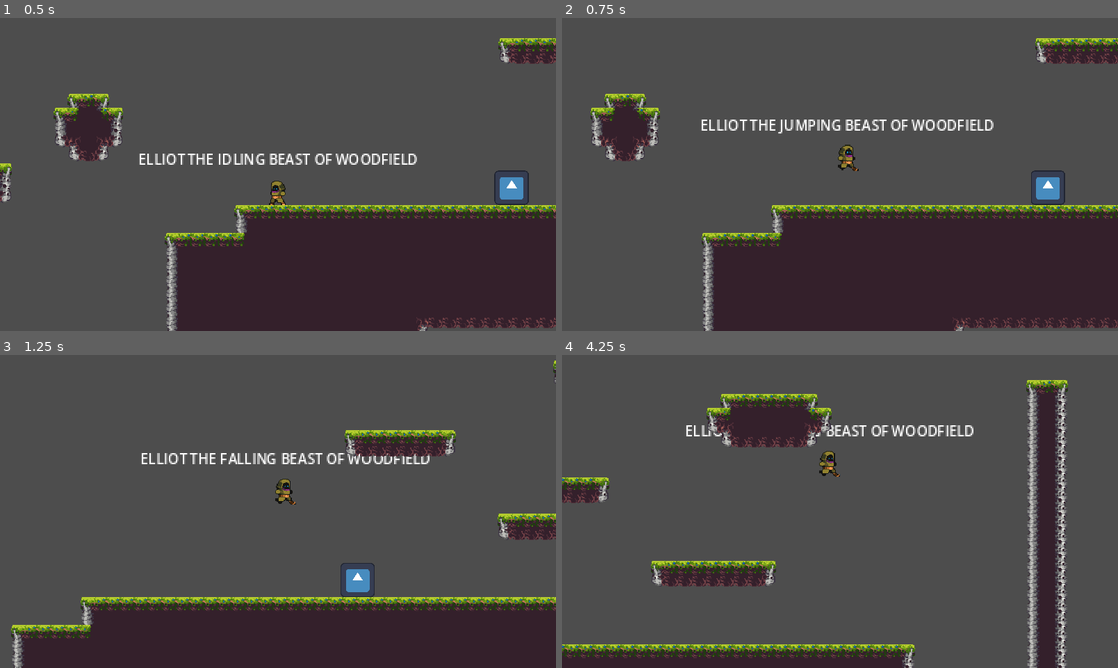
Above: before the commit, frames 1-4 (two rows, left to right).
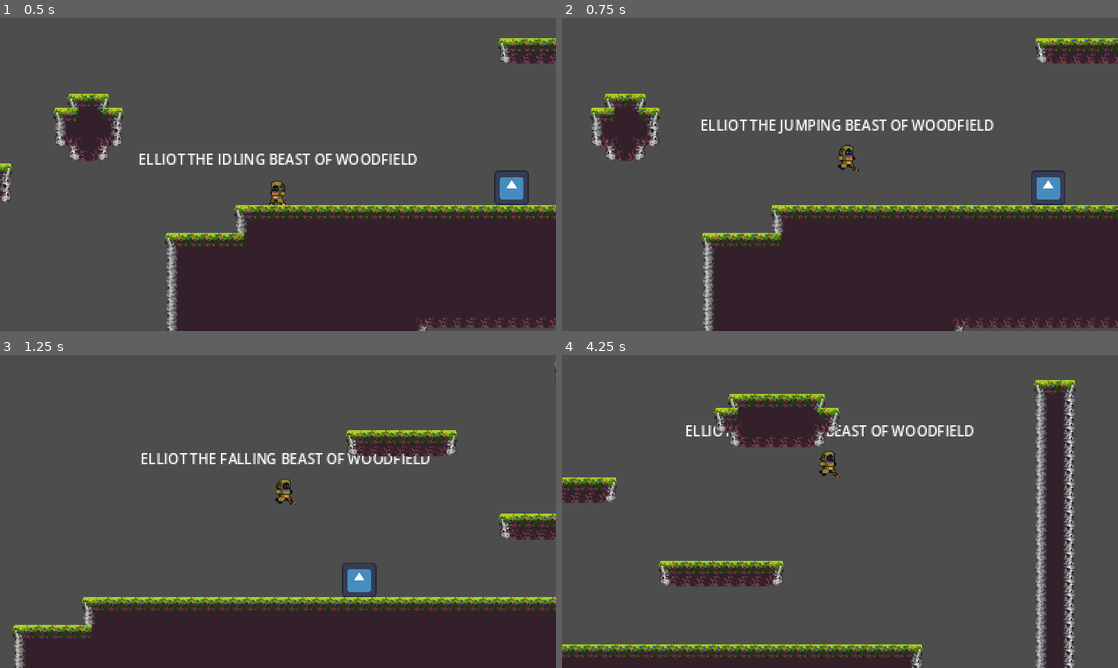
Above: after the commit, the same moments.

Repository: humding3r/BodyBlade
Game: Godot game, scene res://main.tscn
The game is run twice, just before and just after one commit, with the same random seed, the same clock (stepped at 60 frames per second) and the same inputs. The engine's default icon, where the game draws it, is replaced by a stand-in: a white triangle on a blue panel in a dark square.
Inputs (mouse positions are in pixels of both pictures, inside the frame that each line leads up to):
- Up to frame 1 (0.5 s): no input
- Up to frame 2 (0.75 s): tap Enter at 0.5 s; move the mouse to (962, 158) at 0.52 s; hold D (move_right) from 0.53 s (still down); tap Space (jump) at 0.6 s
- Up to frame 3 (1.25 s): keep holding D (move_right); tap Space (jump) at 0.77, 1.07 s
- Up to frame 4 (4.25 s): move the mouse to (728, 527) at 1.27 s; click (728, 527) at 1.35 s; tap Space (jump) at 1.52, 1.55, 1.82, 2.3, 2.85, 3.02, 3.32, 3.77, 3.8, 4.07 s; move the mouse to (895, 442) at 2.02 s; release D (move_right) at 2.03 s; hold A (move_left) 2.03-2.78 s; right-click (895, 442) at 2.1 s; move the mouse to (812, 574) at 2.77 s; hold D (move_right) from 2.78 s (still down); move the mouse to (1006, 558) at 3.52 s; press the mouse at (1006, 558) at 3.53 s

Frame 1 is identical in both runs. In frame 2, 0.7% of the frame differs, in the area x 5-100%, y 6-100%; in frame 3, 4.2%; in frame 4, 10%, in the area x 0-93%, y 8-100%.

Commit message:
Add jumping mid-dash
Increase dash speed to 750 from 500

Diff:
--- a/Player/State/player_state.gd
+++ b/Player/State/player_state.gd
@@ -1,22 +1,25 @@
 extends State
 class_name PlayerState
 
+
 const SPEED : float = 300.0
-const DOUBLETAP_DELAY = 0.25
+const DOUBLETAP_DELAY = 0.20
 const JUMP_VELOCITY : float = -350.0
 const DOUBLE_JUMP_VELOCITY : float = -350.0
-const MAX_DASH_SPEED : float = 500.0
+const MAX_DASH_SPEED : float = 750.0
 
 var gravity = ProjectSettings.get_setting("physics/2d/default_gravity")
-var current_dash_speed : float = 0.0
+var direction : float = 0.0
 
 func move(delta):
-	var direction = Input.get_axis("move_left", "move_right")
+	direction = Input.get_axis("move_left", "move_right")
+
 	if direction:
-		object.velocity.x = lerp(object.velocity.x, direction * (SPEED + current_dash_speed), 10 * delta)
+		object.velocity.x = int(lerp(object.velocity.x, direction * (SPEED + object.current_dash_speed), 10 * delta))
 	else:
-		object.velocity.x = lerp(object.velocity.x, 0.0, 15 * delta)
-	current_dash_speed = current_dash_speed - delta * 1500 if current_dash_speed > 0.0 else 0.0
+		object.velocity.x = int(lerp(object.velocity.x, 0.0, 10 * delta))
+
+	object.current_dash_speed = object.current_dash_speed - delta * 1500 if object.current_dash_speed > 0.0 else 0.0
 
 func apply_gravity(delta):
 	object.velocity.y += gravity * delta
--- a/Player/State/player_state_dash.gd
+++ b/Player/State/player_state_dash.gd
@@ -7,7 +7,7 @@
 func enter():
 	enter_dash.emit()
 	object.animated_sprite.play("run")
-	current_dash_speed = MAX_DASH_SPEED
+	object.current_dash_speed = MAX_DASH_SPEED
 
 func exit():
 	exit_dash.emit()
@@ -15,13 +15,15 @@
 func physics_process(delta):
 	apply_gravity(delta)
 	move(delta)
-	if current_dash_speed > 0 and current_dash_speed - delta * 1500 <= 0.0:
+	if object.current_dash_speed > 0 and object.current_dash_speed - delta * 1500 <= 0.0:
 		if object.is_on_floor():
-			if Input.get_axis("move_left", "move_right") == 0:
+			if direction:
+				change_state("run")
+			else:
 				change_state("idle")
-			else:
-				change_state("run")
 		else:
-			change_state("fall")
-	if Input.is_action_just_pressed("jump"):
+			if object.velocity.y >= 0:
+				change_state("fall")
+
+	if object.is_on_floor() and Input.is_action_just_pressed("jump"):
 		change_state("jump")
--- a/Player/State/player_state_doublejump.gd
+++ b/Player/State/player_state_doublejump.gd
@@ -13,7 +13,7 @@
 		if object.velocity.y > 0:
 			change_state("fall")
 	else:
-		if object.velocity.x == 0 or not Input.is_action_pressed("move_right") and not Input.is_action_pressed("move_left"):
+		if direction:
+			change_state("run")
+		else:
 			change_state("idle")
-		else:
-			change_state("run")
--- a/Player/State/player_state_fall.gd
+++ b/Player/State/player_state_fall.gd
@@ -50,7 +50,7 @@
 			jump_buffered = true
 
 	else:
-		if Input.get_axis("move_left", "move_right") == 0:
+		if direction:
+			object.animated_sprite.play("run")
+		else:
 			object.animated_sprite.play("idle")
-		else:
-			object.animated_sprite.play("run")
--- a/Player/State/player_state_run.gd
+++ b/Player/State/player_state_run.gd
@@ -16,7 +16,7 @@
 		change_state("fall")
 	elif Input.is_action_just_pressed("jump"):
 		change_state("jump")
-	elif object.velocity.x == 0 or not Input.is_action_pressed("move_right") and not Input.is_action_pressed("move_left"):
+	elif object.velocity.x == 0 or direction == 0:
 		change_state("idle")
 
 func _on_double_tap(action : String):
--- a/Player/player.gd
+++ b/Player/player.gd
@@ -11,9 +11,8 @@
 @onready var debug_label : Label = $DebugLabel
 @onready var state_machine : Node = $StateMachine
 
-
-var direction : Vector2 = Vector2.ZERO
-var has_double_jumped : bool = false;
+var current_dash_speed : float = 0.0
+var has_double_jumped : bool = false
 
 func _physics_process(delta):
 	state_machine.physics_process(delta)
